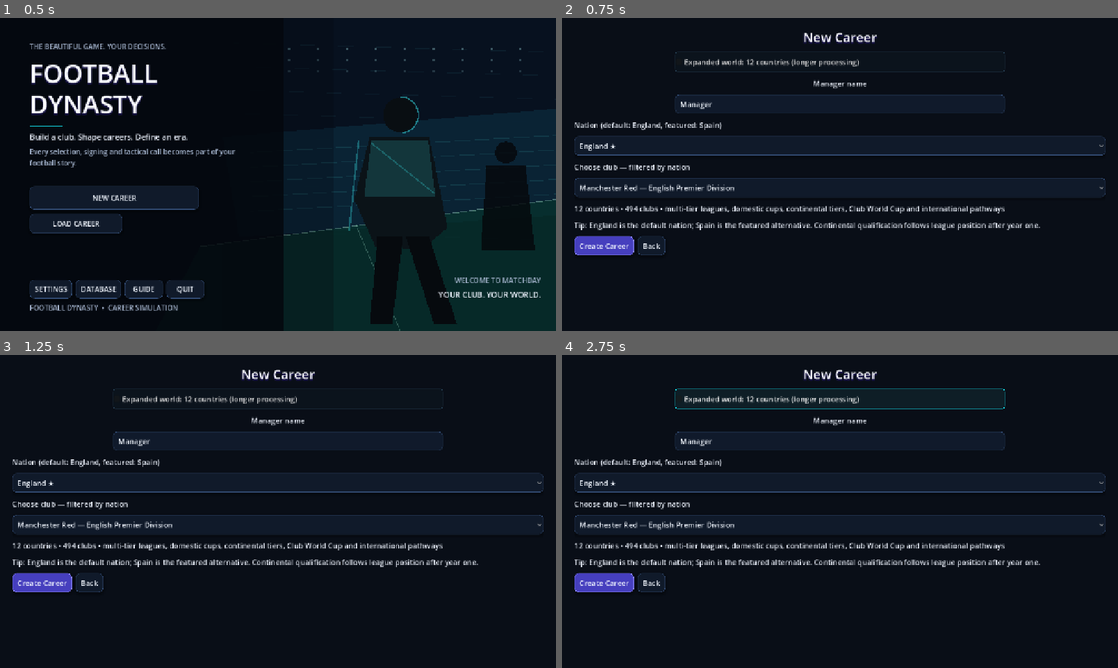
Above: before the commit, frames 1-4 (two rows, left to right).
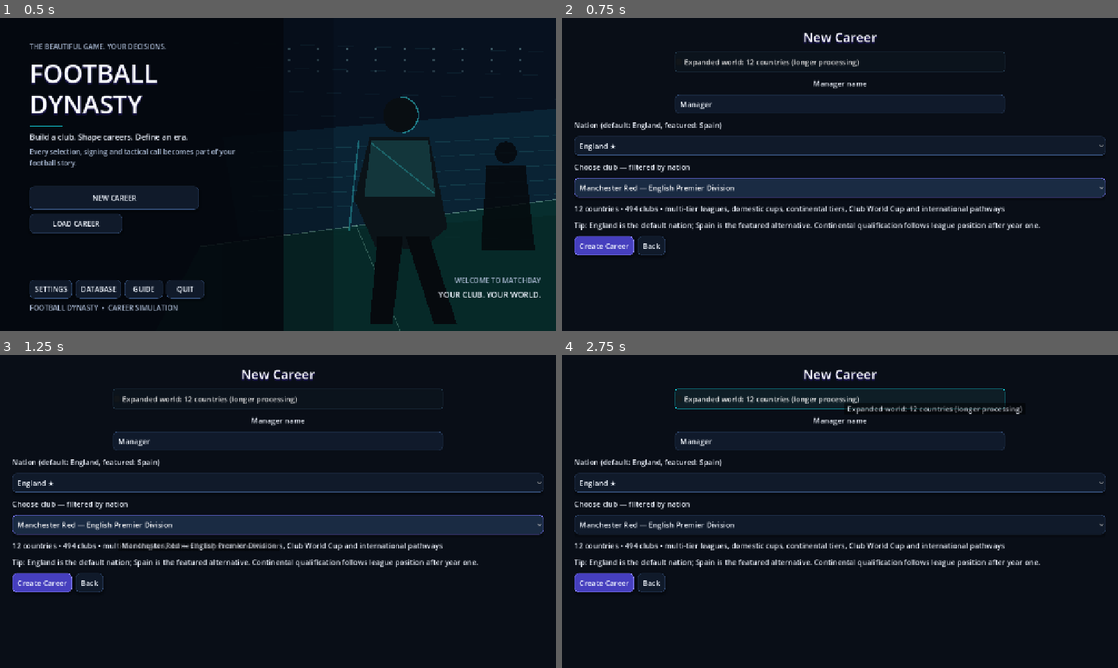
Above: after the commit, the same moments.

Repository: eghosa001/football-manager
Game: Godot game, scene res://game/scenes/career_app.tscn
Two runs of this game, one before a commit and one after it. Both use one fixed random seed, a clock stepped at 60 frames per second and the inputs below.
Inputs:
- Up to frame 1 (0.5 s): no input
- Up to frame 2 (0.75 s): click "NEW CAREER" at 0.5 s
- Up to frame 3 (1.25 s): no input
- Up to frame 4 (2.75 s): click "Expanded world: 12 countries …" at 1.25 s; click "Expanded world: 24 countries …" at 2 s

Frame 1 is identical in both runs. In frame 2, 5.8% of the frame differs, in the area x 2-98%, y 51-58%; in frame 3, 6.1%, in the area x 2-98%, y 51-63%; in frame 4, 0.3%.

Commit message:
Eliminate idle scene-tree polling across polish runtimes

Diff:
--- a/game/polish/ui2_runtime_compat.gd
+++ b/game/polish/ui2_runtime_compat.gd
@@ -1,10 +1,11 @@
 extends "res://game/polish/ui2_runtime.gd"
 
-# UI2 used to have eight independent autoloads recursively scanning the complete
-# scene tree on 250–900 ms timers. On a live career that can exceed a dozen full
-# tree walks per second even while nothing changes. Production UI is rebuilt in
-# bursts, so schedule one debounced enhancement pass when nodes are actually
-# added and disable the legacy polling loops on the scan-only UI2 runtimes.
+# Most polish/UI runtimes are idempotent scene decorators. Historically each one
+# polled the entire scene tree on its own 250–1200 ms timer. With a ~2,000-node
+# career UI that means many complete tree walks every second while the game is
+# otherwise idle. Production now uses one debounced node-added scheduler instead.
+# AutosaveRuntime is intentionally excluded because its timer owns save policy,
+# not just presentation wiring.
 const SCAN_RUNTIME_NAMES := [
 	"UI2Runtime",
 	"UI2ExtendedRuntime",
@@ -14,9 +15,26 @@
 	"UI2RemainingRuntime",
 	"UI2LayoutFixRuntime",
 	"UI2MenuRuntime",
+	"CompletionRuntime",
+	"TacticsRuntime",
+	"SearchRuntime",
+	"MatchHudRuntime",
+	"ManagementRuntime",
+	"CareerControlsRuntime",
+	"GraphicsRuntime",
+	"SquadRuntime",
+	"DashboardRuntime",
+	"NavigationRuntime",
+	"TrainingRuntime",
+	"HappinessRuntime",
+	"PresentationRuntime",
+	"CompositionRuntime",
+	"ArtDirectionRuntime",
+	"PolishRuntime",
 ]
 
 var _compat_scan_pending := false
+var _compat_scan_running := false
 
 func _ready() -> void:
 	set_process(false)
@@ -41,17 +59,29 @@
 	_queue_ui_scan()
 
 func _queue_ui_scan() -> void:
+	# A decoration pass can itself add controls. Coalesce those additions into one
+	# follow-up stabilization pass instead of recursively scanning immediately.
 	if _compat_scan_pending:
 		return
 	_compat_scan_pending = true
 	call_deferred("_run_ui_scan_batch")
 
 func _run_ui_scan_batch() -> void:
+	if _compat_scan_running:
+		return
 	_compat_scan_pending = false
+	_compat_scan_running = true
 	for runtime_name in SCAN_RUNTIME_NAMES:
 		var runtime := get_node_or_null("/root/%s" % runtime_name)
-		if runtime != null and runtime.has_method("_scan"):
+		if runtime == null:
+			continue
+		if runtime.has_method("_scan"):
 			runtime.call("_scan")
+		elif runtime.has_method("_scan_tree"):
+			runtime.call("_scan_tree")
+	_compat_scan_running = false
+	# If any decorator created more nodes while this pass was running, node_added
+	# has already queued one deferred follow-up; metadata guards make it cheap.
 
 # The production scene uses registry_career_app.gd, which subclasses career_app.gd.
 # Resolve the live app by capabilities rather than by an exact script filename.
